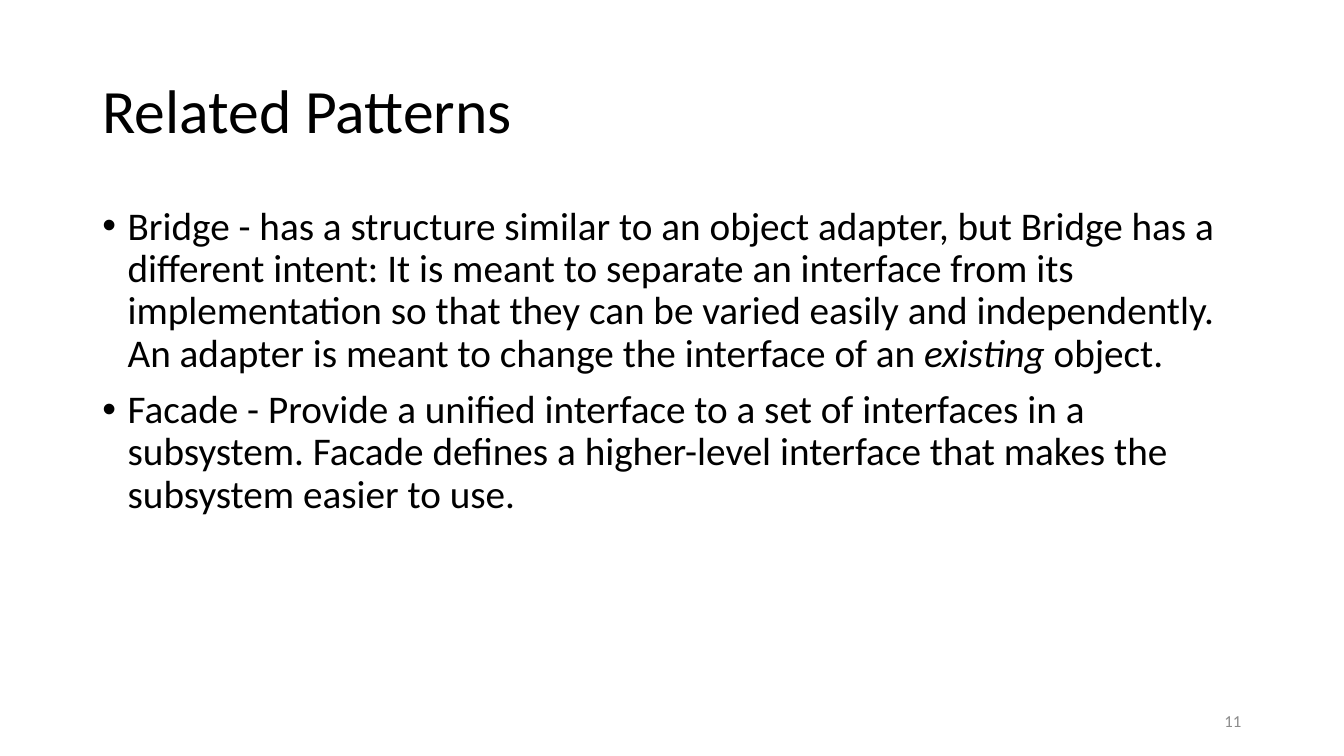
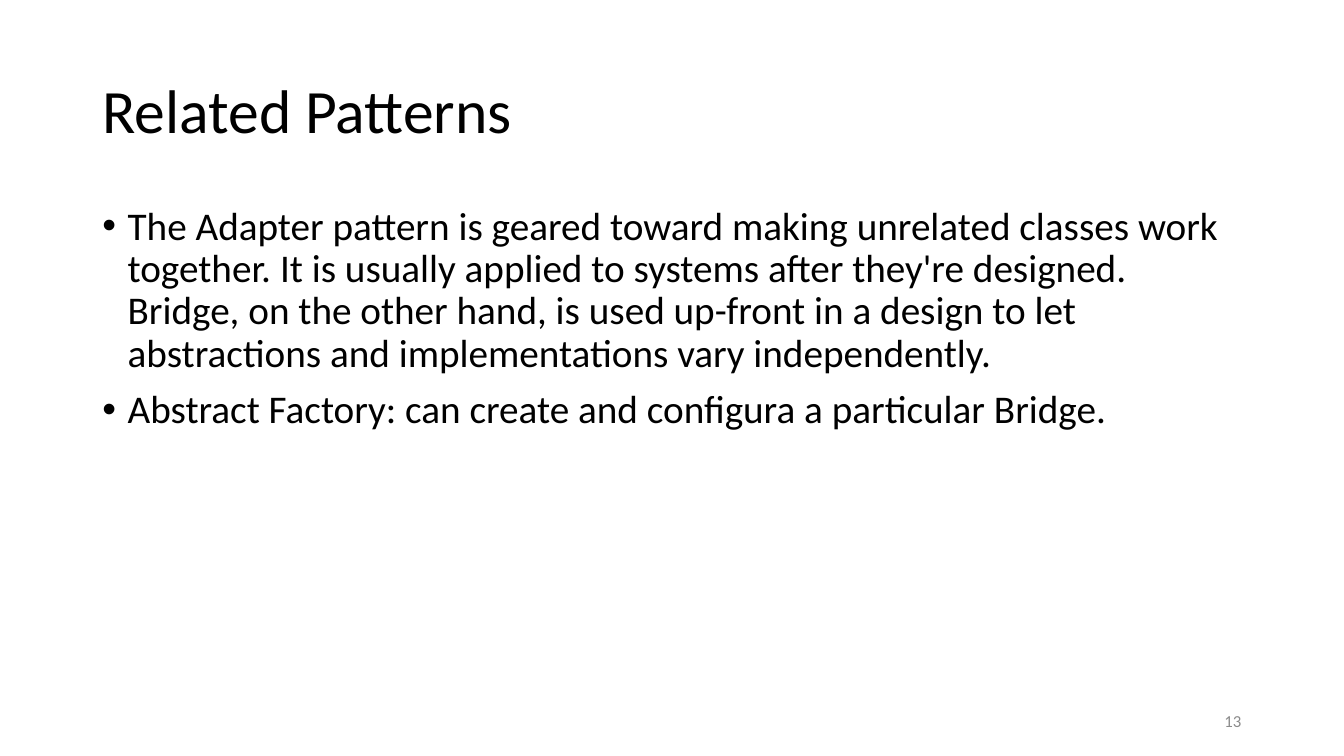
Before and after one commit to esziger/design_patterns, a slide deck: slide 13 of DP02_Bridge_Pattern.pptx (slide 11 before the commit). Drawn at 1344x756 pixels with LibreOffice and Linux fonts; fonts in the diff are those of the drawing. Boxes give left, top, right and bottom in pixels: in the first picture for what was removed or moved away, otherwise in the second. Text is boxed around its words. In the diff, an @@ line names an element or a change of style, - is before the commit and + after.

Commit message:
ppt updated. Bridge pattern part is ready.

```diff
--- a/DP02_Bridge_Pattern.pptx
+++ b/DP02_Bridge_Pattern.pptx
@@ text at <box>128,212,1218,430</box>: text changed @@
-• Bridge - has a structure similar to an object adapter, but Bridge has a different intent: It is meant to separate an interface from its implementation so that they can be varied easily and independently. An adapter is meant to change the interface of an existing object.
-• Facade - Provide a unified interface to a set of interfaces in a subsystem. Facade defines a higher-level interface that makes the subsystem easier to use.
+• The Adapter pattern is geared toward making unrelated classes work together. It is usually applied to systems after they're designed. Bridge, on the other hand, is used up-front in a design to let abstractions and implementations vary independently.
+• Abstract Factory: can create and configura a particular Bridge.
@@ page number at <box>1224,716,1241,727</box>: text changed @@
-11
+13
```
Also in this commit, not shown: 2 other slides changed, 3 slides added.
